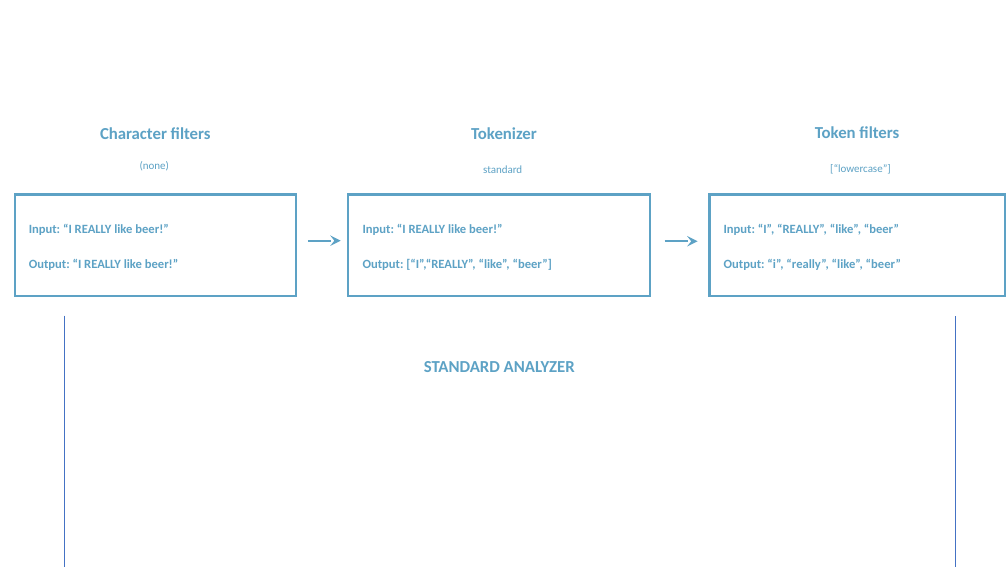
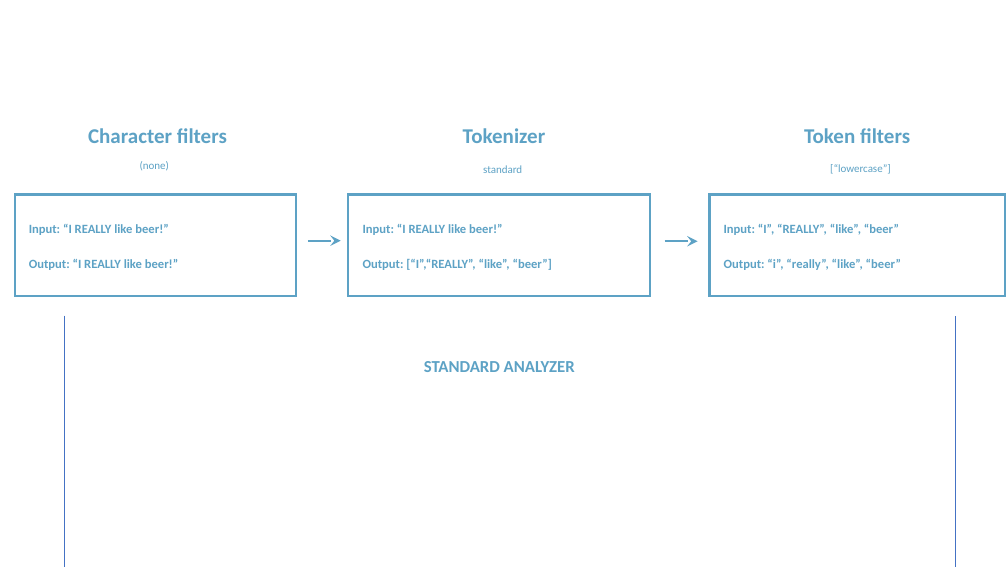
Before and after one commit to rudaks-han/book-summary, a slide deck: slide 10 of complete-guide-to-elasticsearch/프레젠테이션1.pptx. Drawn at 1008x567 pixels with LibreOffice and Linux fonts; fonts in the diff are those of the drawing. Boxes give left, top, right and bottom in pixels: in the first picture for what was removed or moved away, otherwise in the second. Text is boxed around its words. In the diff, an @@ line names an element or a change of style, - is before the commit and + after.

Commit message:
update

```diff
--- a/complete-guide-to-elasticsearch/프레젠테이션1.pptx
+++ b/complete-guide-to-elasticsearch/프레젠테이션1.pptx
@@ size 16 to 20 pt in 3 elements at <box>463,128,545,143</box>, <box>804,128,910,143</box>, <box>88,128,227,143</box> @@
@@ text "Character filters": place and size @@
-text "Character filters" at <box>100,127,211,139</box>
+text "Character filters" at <box>88,128,227,143</box>
```
